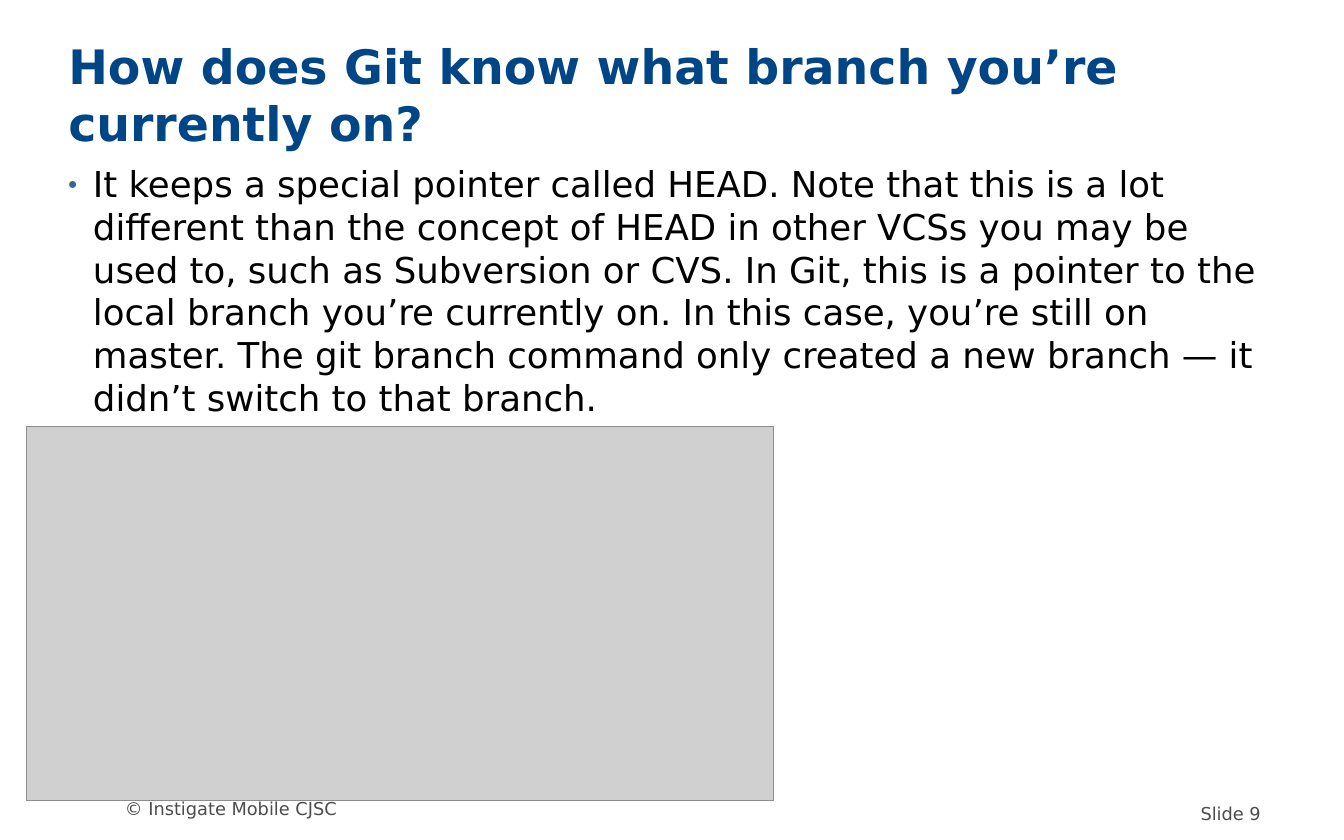
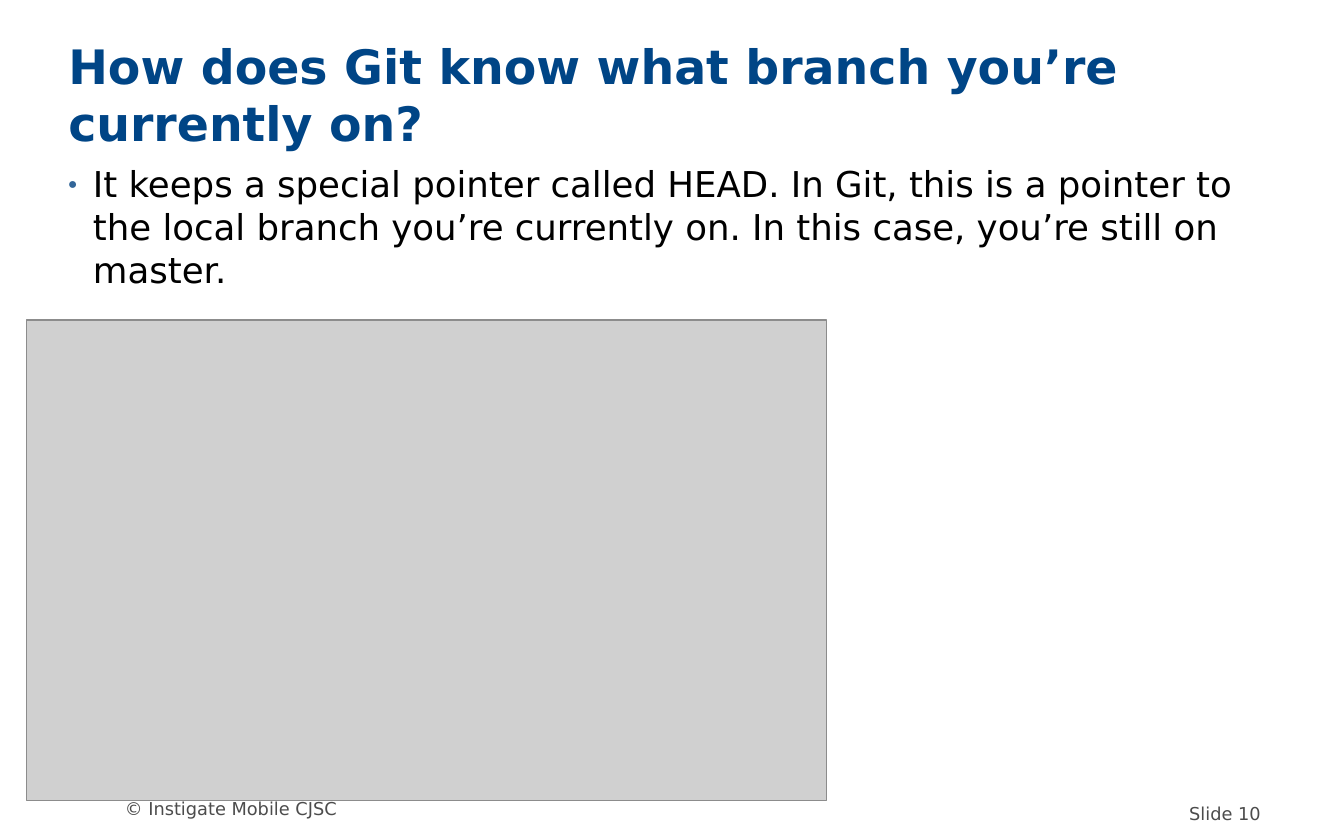
Before and after one commit to MariamP/myRepo, a slide deck: slide 10 of GIT.odp (slide 9 before the commit). Drawn at 1344x840 pixels with LibreOffice and Linux fonts; fonts in the diff are those of the drawing; grey boxes stand for pictures; background and template pictures are left out. Boxes give left, top, right and bottom in pixels: in the first picture for what was removed or moved away, otherwise in the second. Text is boxed around its words. In the diff, an @@ line names an element or a change of style, - is before the commit and + after.

```diff
--- a/GIT.odp
+++ b/GIT.odp
@@ subtitle at [93, 170, 1232, 284]: text changed @@
-● It keeps a special pointer called HEAD. Note that this is a lot different than the concept of HEAD in other VCSs you may be used to, such as Subversion or CVS. In Git, this is a pointer to the local branch you’re currently on. In this case, you’re still on master. The git branch command only created a new branch — it didn’t switch to that branch.
+● It keeps a special pointer called HEAD. In Git, this is a pointer to the local branch you’re currently on. In this case, you’re still on master.
@@ picture: place and size @@
-picture at [27, 427, 773, 800]
+picture at [27, 320, 827, 800]
@@ page number at [1189, 806, 1261, 821]: text changed @@
-Slide 9
+Slide 10
```
Also in this commit, not shown: 6 other slides changed, 2 slides added.
